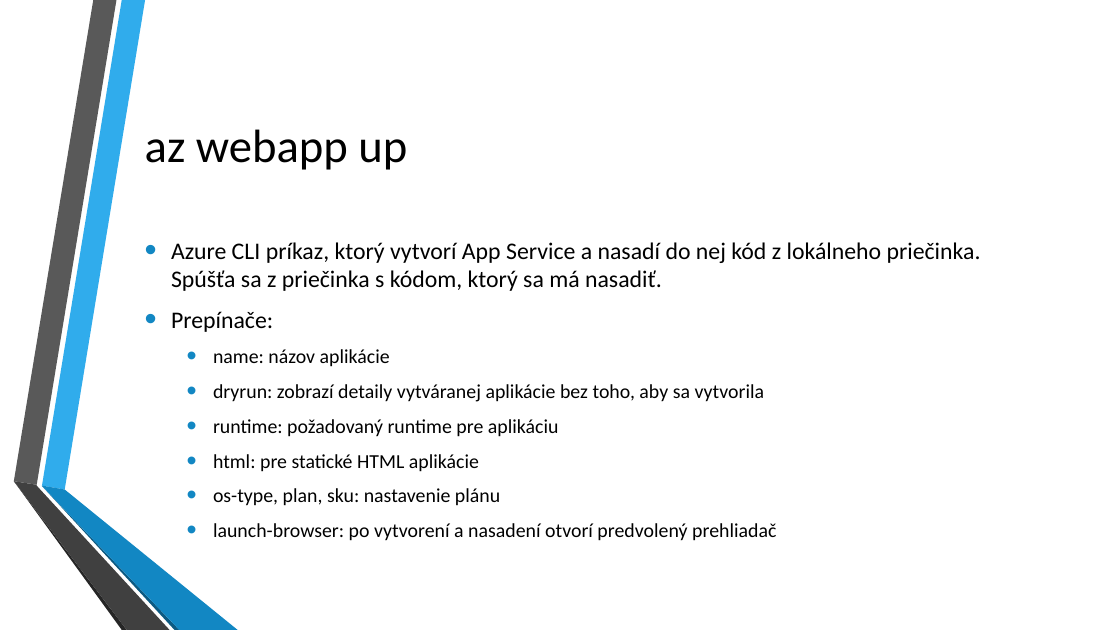
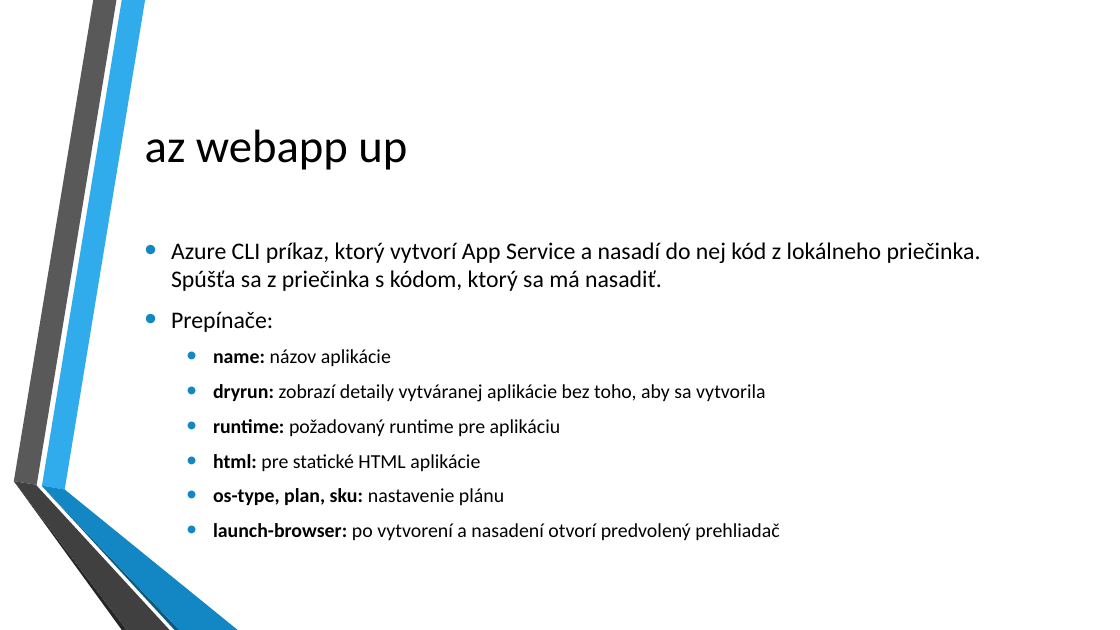
Before and after one commit to kubinko/Azure-Resources-Overview, a slide deck: slide 18 of 03 - App Service/03 - App Service.pptx. Drawn at 1120x630 pixels with LibreOffice and Linux fonts; fonts in the diff are those of the drawing; background and template pictures are left out. Boxes give left, top, right and bottom in pixels: in the first picture for what was removed or moved away, otherwise in the second. Text is boxed around its words. In the diff, an @@ line names an element or a change of style, - is before the commit and + after.

```diff
--- a/03 - App Service/03 - App Service.pptx
+++ b/03 - App Service/03 - App Service.pptx
@@ text at <box>213,349,779,541</box>: bold on in "name:", "dryrun:", "runtime:", "html:" and 2 more places @@
```
Also in this commit, not shown: 9 other slides changed, 54 other files.
